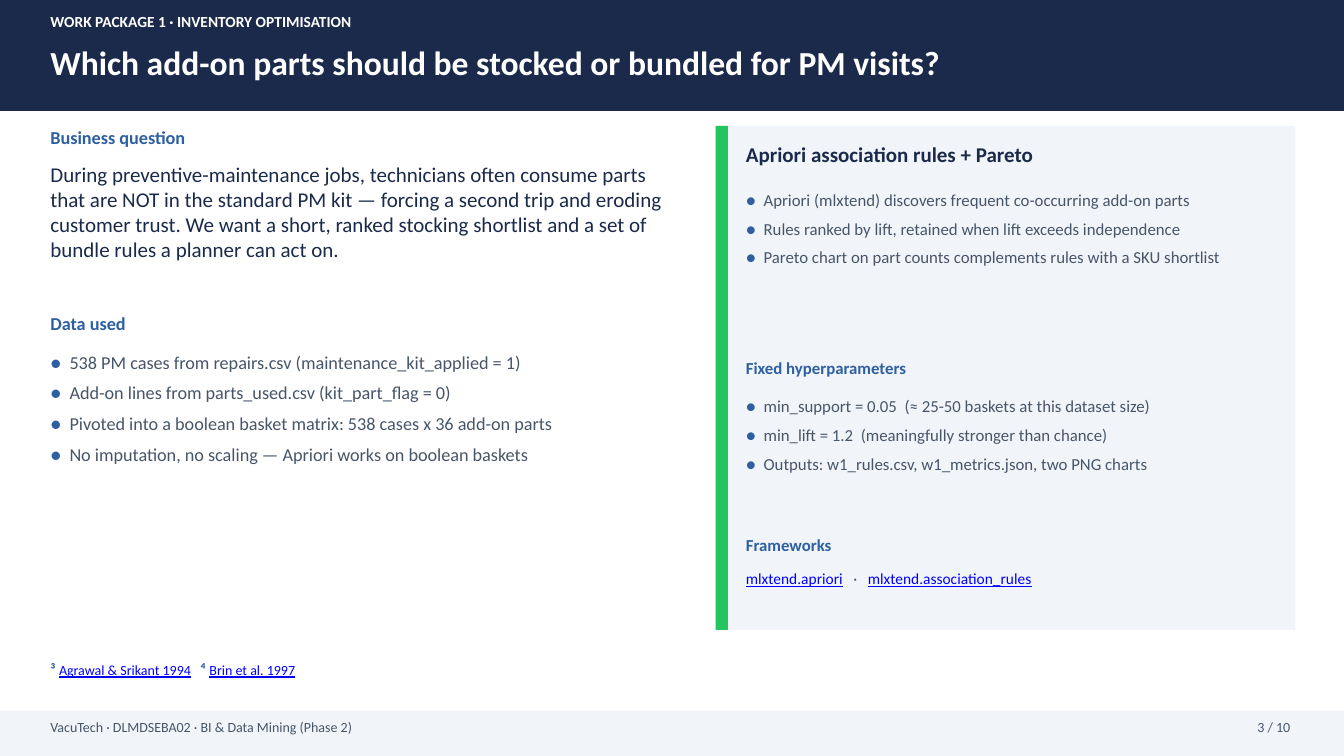
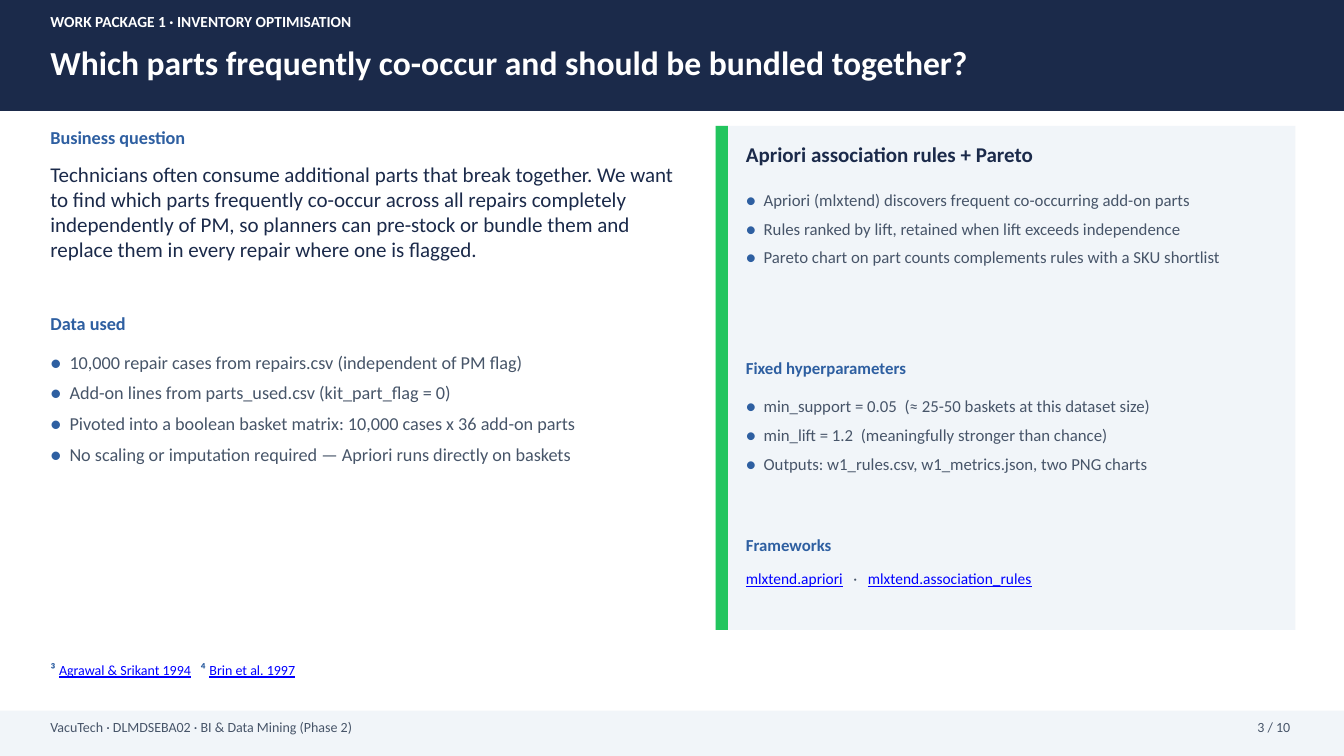
Before and after one commit to jaysplen/bi1_project_v3, a slide deck: slide 3 of PRESENTATION.pptx. Drawn at 1344x756 pixels with LibreOffice and Linux fonts; fonts in the diff are those of the drawing. Boxes give left, top, right and bottom in pixels: in the first picture for what was removed or moved away, otherwise in the second. Text is boxed around its words. In the diff, an @@ line names an element or a change of style, - is before the commit and + after.

Commit message:
Update W1 to analyze all repairs completely independently of PM flag

```diff
--- a/PRESENTATION.pptx
+++ b/PRESENTATION.pptx
@@ text at [50, 51, 968, 81]: text changed @@
-Which add-on parts should be stocked or bundled for PM visits?
+Which parts frequently co-occur and should be bundled together?
@@ text at [50, 167, 673, 261]: text changed @@
-During preventive-maintenance jobs, technicians often consume parts that are NOT in the standard PM kit — forcing a second trip and eroding customer trust. We want a short, ranked stocking shortlist and a set of bundle rules a planner can act on.
+Technicians often consume additional parts that break together. We want to find which parts frequently co-occur across all repairs completely independently of PM, so planners can pre-stock or bundle them and replace them in every repair where one is flagged.
@@ text at [70, 356, 522, 372]: text changed @@
-● 538 PM cases from repairs.csv (maintenance_kit_applied = 1)
+● 10,000 repair cases from repairs.csv (independent of PM flag)
@@ text at [70, 417, 575, 464]: text changed @@
-● Pivoted into a boolean basket matrix: 538 cases x 36 add-on parts
-● No imputation, no scaling — Apriori works on boolean baskets
+● Pivoted into a boolean basket matrix: 10,000 cases x 36 add-on parts
+● No scaling or imputation required — Apriori runs directly on baskets
```
Also in this commit, not shown: 3 other slides changed, 13 other files.
